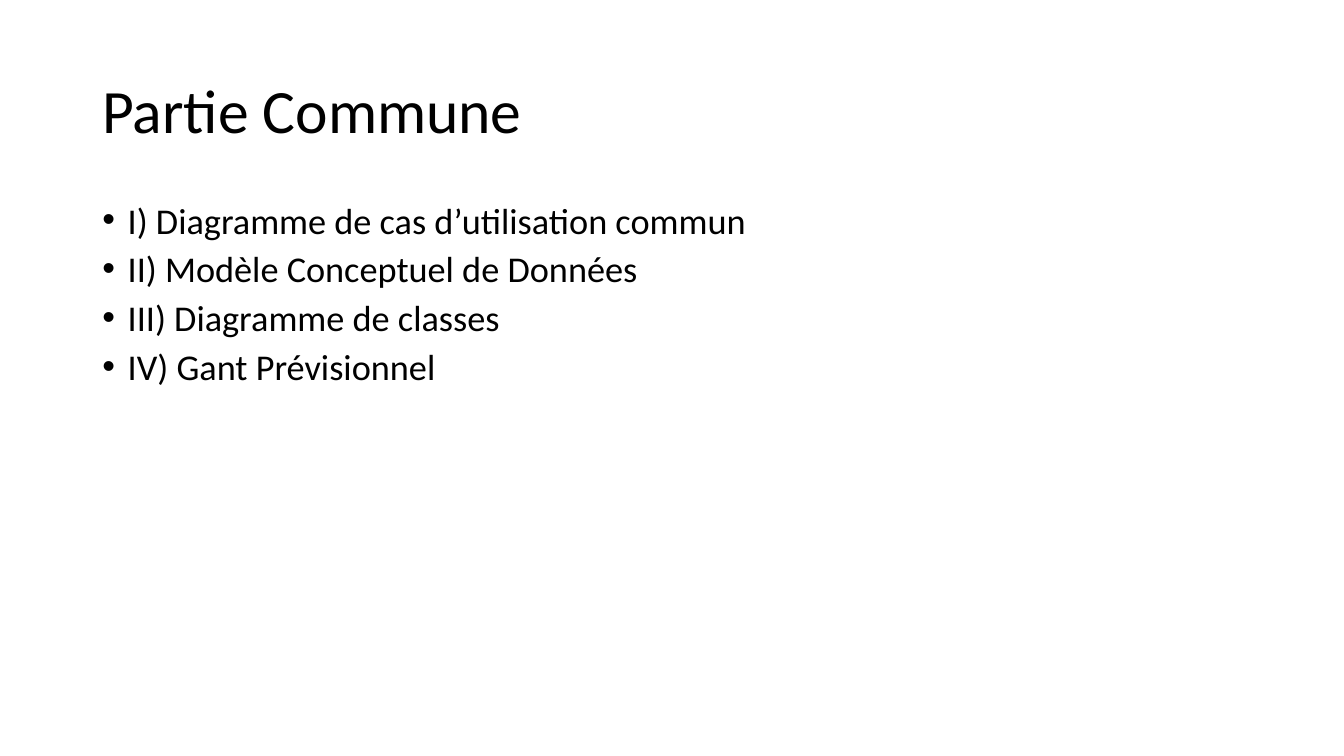
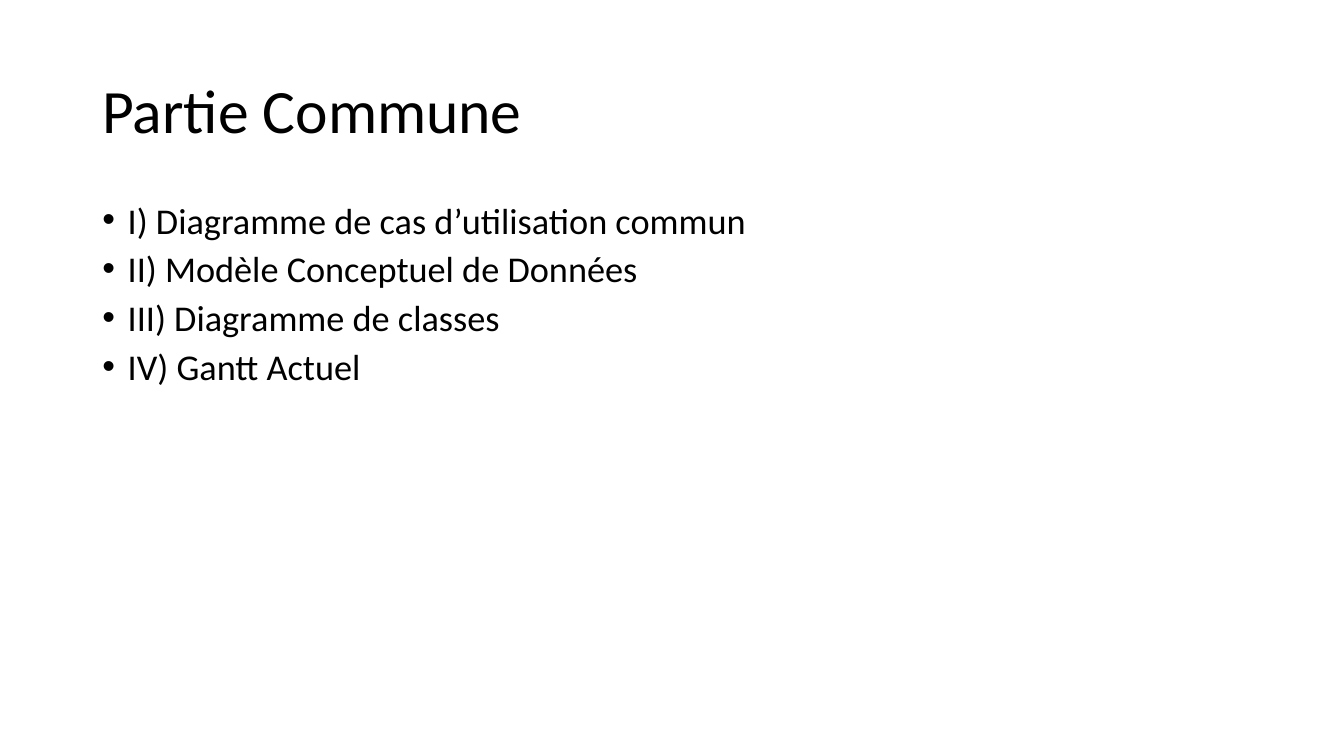
Before and after one commit to Maja2308/Projet_Cross, a slide deck: slide 2 of Diagrammes Communs/Presentation_Revue0.pptx. Drawn at 1344x756 pixels with LibreOffice and Linux fonts; fonts in the diff are those of the drawing. Boxes give left, top, right and bottom in pixels: in the first picture for what was removed or moved away, otherwise in the second. Text is boxed around its words. In the diff, an @@ line names an element or a change of style, - is before the commit and + after.

```diff
--- a/Diagrammes Communs/Presentation_Revue0.pptx
+++ b/Diagrammes Communs/Presentation_Revue0.pptx
@@ text at [128, 353, 361, 385]: text changed @@
-• IV) Gant Prévisionnel
+• IV) Gantt Actuel
```
Also in this commit, not shown: 1 other slide changed, 6 slides added, 1 slide removed, 3 other files.
